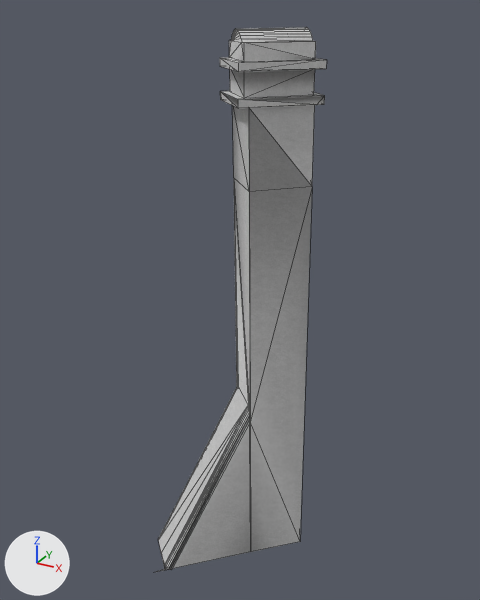
The COLLADA model dae/komin.dae: old version first, new version second.
Both versions are drawn from a camera (50 mm lens) standing at (20.35, 18.21, 14.55) and looking at (16.3, 25.58, 10.86). The lights are fixed; the arrows at lower left show +X, +Y and +Z. Mesh edges are drawn as thin lines. Where no turn or scale is listed for an object, it has been applied to the vertices. Vertices at the same position are counted once.

Objects in the first picture: 'SketchUp', 'komin'.
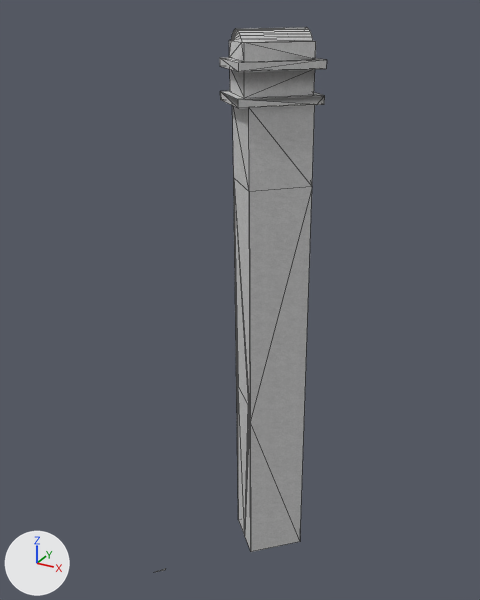
The newer file is also turned or shifted as a whole; pictures and numbers use the older file's frame.

Pixel boxes (x1, y1, x2, y2) of what changed, in the pictures (480 x 600 px):
part 1 of me_sketchup, deleted
    before: (158, 385, 251, 570)

Patch to the scene script:
```diff
--- a/dae/komin.dae.py
+++ b/dae/komin.dae.py
@@ me_sketchup @@
 # used by ob_sketchup; location = (0.0, 0.0, 0.0)
-me_sketchup.from_pydata(...)  # 48 vertices, 91 faces; spans x 15.19..17.23, y 24.24..26.41, z 6.69..13.5
+me_sketchup.from_pydata(...)  # 31 vertices, 51 faces; spans x 15.54..17.23, y 24.24..26.41, z 6.7..13.5
+# me_sketchup part 1
+# 17 vertices are removed from x 15.19..15.75, y 24.41..24.98, z 6.69..6.73
+# 40 faces are deleted
 me_sketchup.materials.append(mat_cladding_stucco_white_0)
```
